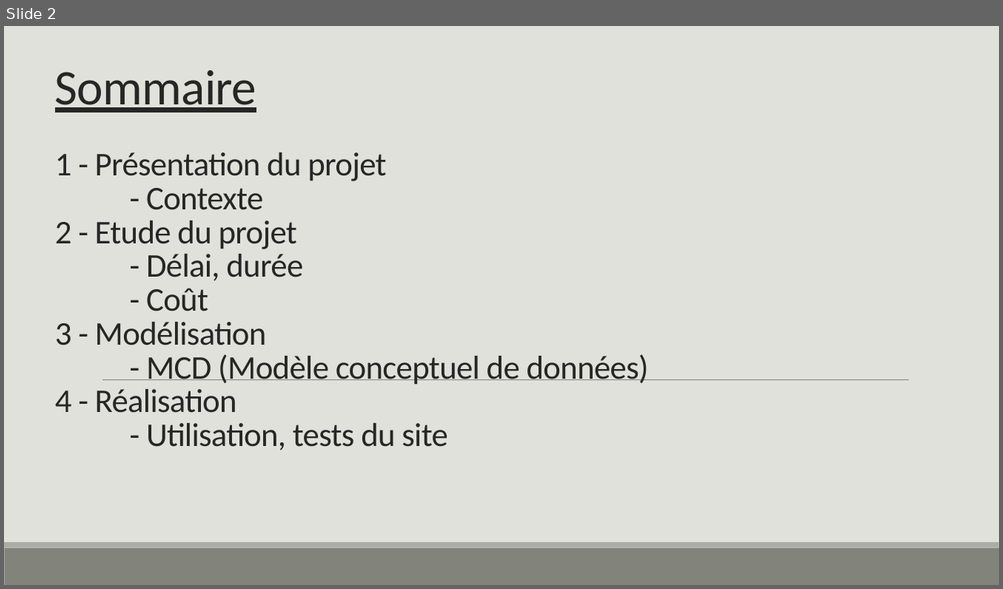
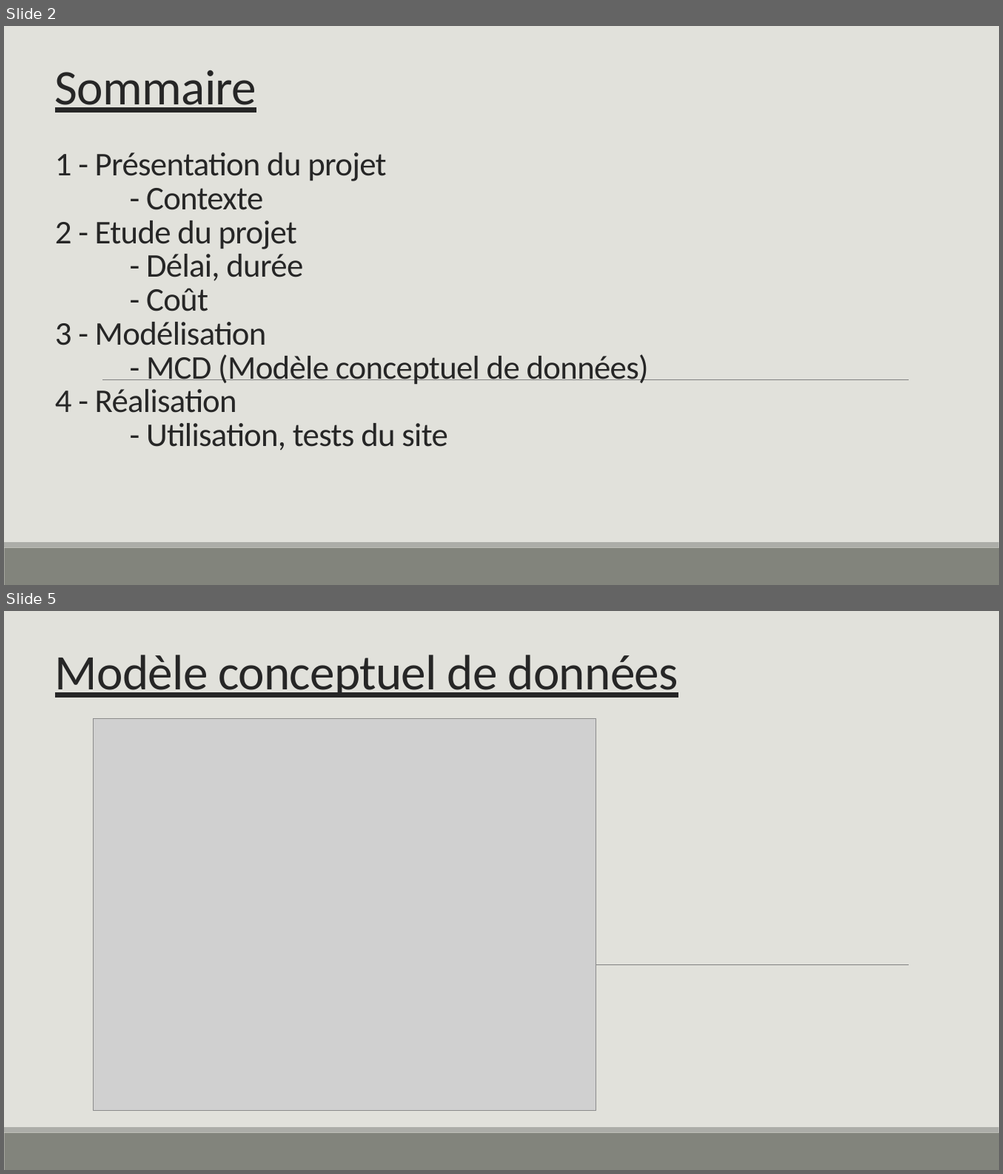
Before and after one commit to ncoudin/reservation, a slide deck: Reservation.pptx. Shown one above the other, each under a label of ours: slide 2 before the commit, slides 2 and 5 after it; the slides between them are not shown. The pictures are 1003x589 and 1003x1174 pixels, drawn with LibreOffice and Linux fonts; fonts in the diff are those of the drawing; grey boxes stand for pictures. Boxes give left, top, right and bottom in pixels: in the first picture for what was removed or moved away, otherwise in the second. Text is boxed around its words. In the diff, an @@ line names an element or a change of style, - is before the commit and + after.

```diff
--- a/Reservation.pptx
+++ b/Reservation.pptx
@@ slide 5 added at (4, 611, 999, 1170), background #E1E1DB; not listed: 3 template elements that a slide beside it also shows @@
@@ text added at (55, 655, 678, 698), 48 pt, text #262626, underline @@
+Modèle conceptuel de données
@@ picture added at (94, 718, 596, 1111) @@
```
Also in this commit, not shown: 1 slide changed, 1 other slide added, 1 slide removed.
